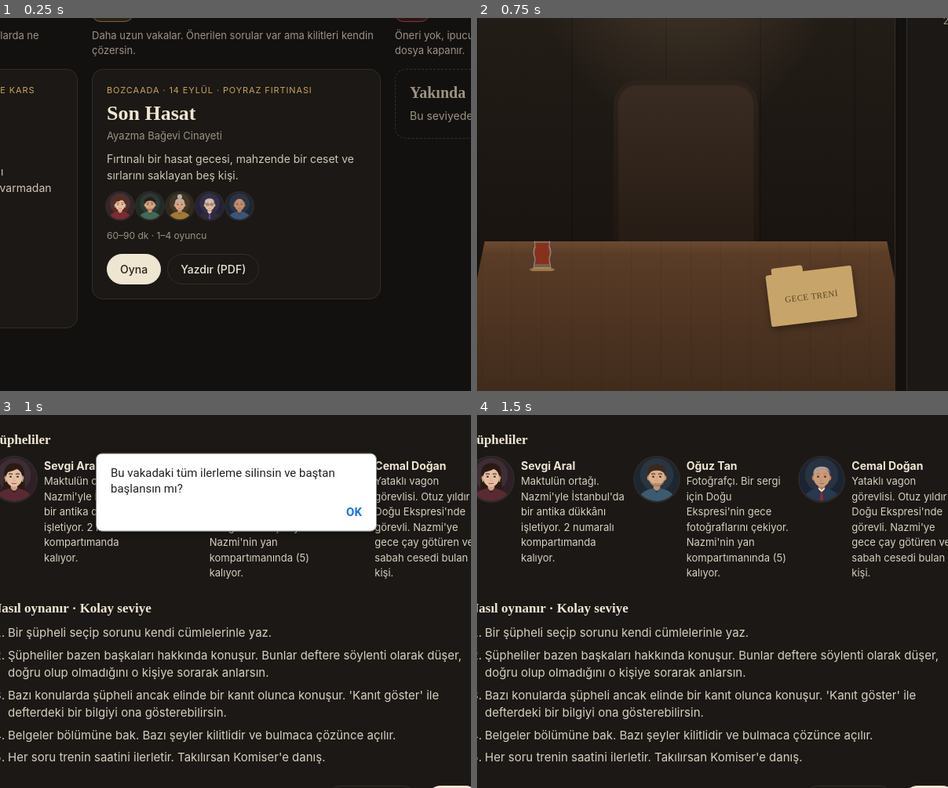
Above: before the commit, frames 1-4 (two rows, left to right).
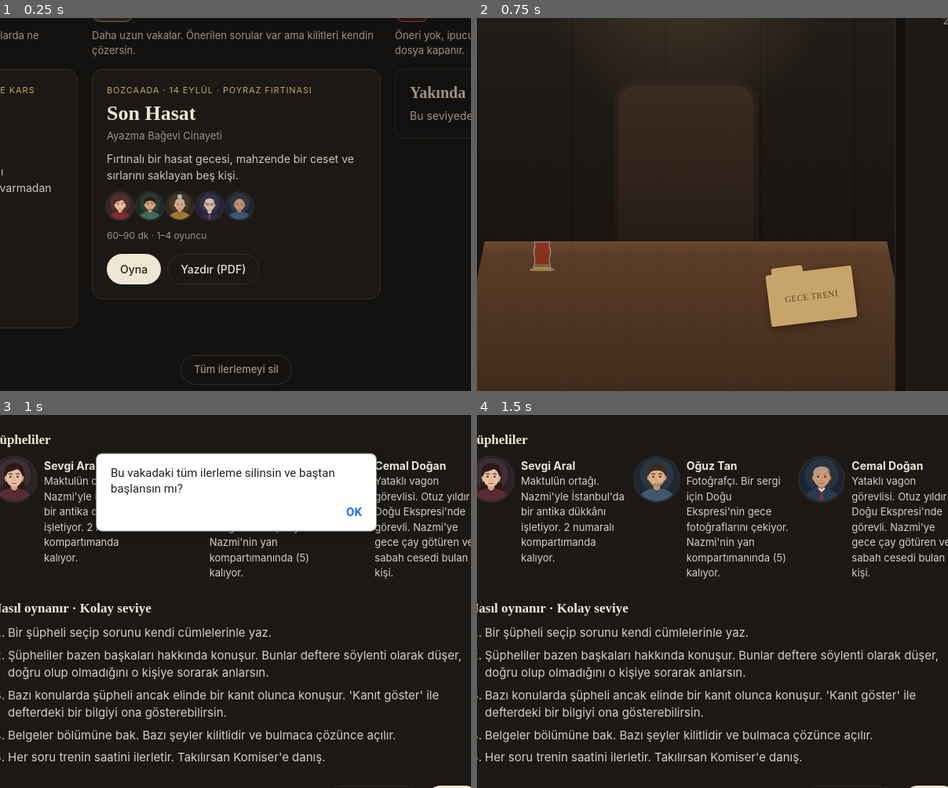
Above: after the commit, the same moments.

Repository: elifnurbektastr-crypto/detective-game
Game: browser game, page index.html
Same seed, same stepped clock (60 frames per second), same inputs: the game is played once before the commit and once after it. When the page shows a pop-up message, it is drawn as a white box for half a second while everything else waits; a line starting with > is the answer the replay typed.
Inputs (mouse positions are % of the whole screen's width and height, from its top left):
- Up to frame 1 (0.25 s): no input
- Up to frame 2 (0.75 s): click "Oyna" at 0.27 s; click "Başla" at 0.52 s
- Up to frame 3 (1 s): click "Baştan başla" at 0.77 s
- Up to frame 4 (1.5 s): click (50, 60) at 1.07 s; tap C at 1.17 s; tap R at 1.37 s
The pictures show only the part of the screen within x 25-75%, y 40-90%; the shares and areas given below are measured in that part.

The runs differ from the first frame. In frame 1, 0.3% of the frame differs, in the area x 38-62%, y 90-99%; in frame 2, nothing differs; in frame 3, nothing differs; in frame 4, nothing differs.

Commit message:
Sıfırlama seçenekleri, güncellemelerin hemen gelmesi
- Vaka kartında ve vaka penceresinde 'Baştan başla', ana ekranda 'Tüm ilerlemeyi sil'
- Uygulama açılışta ana ekrandan başlar
- Dosya adresleri sürüm numaralı, çevrimdışı katman her seferinde yeni sürümü sorar; yeni sürüm gelince sayfa yenilenir

Diff:
--- a/css/style.css
+++ b/css/style.css
@@ -587,3 +587,7 @@
 .speech { overflow: visible; }
 .speech-text { max-height: 40vh; overflow-y: auto; }
 .prop.tea { width: 40px; height: 60px; top: -22px; }
+
+.home-foot { display: flex; justify-content: center; margin-top: 34px; }
+.home-foot .btn { color: var(--muted); font-size: 13px; }
+.case-actions .btn { white-space: nowrap; }
--- a/index.html
+++ b/index.html
@@ -15,7 +15,7 @@
   <link rel="apple-touch-icon" href="icons/apple-touch-icon.png">
   <link rel="preconnect" href="https://fonts.googleapis.com">
   <link href="https://fonts.googleapis.com/css2?family=Playfair+Display:wght@600;700&family=Inter:wght@400;500;600&family=Caveat:wght@500;700&display=swap" rel="stylesheet">
-  <link rel="stylesheet" href="css/style.css">
+  <link rel="stylesheet" href="css/style.css?v=5">
 </head>
 <body>
   <!-- ANA EKRAN -->
@@ -34,6 +34,7 @@
       <div class="daily-card" id="dailyCard"></div>
     </div>
     <div class="home-grid" id="homeGrid"></div>
+    <div class="home-foot" id="homeFoot"></div>
   </div>
 
   <!-- OYUN -->
@@ -102,14 +103,14 @@
   <div class="toasts" id="toasts"></div>
 
   <!-- Vakalar: yeni vaka eklemek için buraya bir satır ekleyin -->
-  <script src="cases/gece-treni.js"></script>
-  <script src="cases/son-hasat.js"></script>
+  <script src="cases/gece-treni.js?v=5"></script>
+  <script src="cases/son-hasat.js?v=5"></script>
 
-  <script src="js/engine.js"></script>
-  <script src="js/portrait.js"></script>
-  <script src="js/docs.js"></script>
-  <script src="js/sound.js"></script>
-  <script src="js/daily.js"></script>
-  <script src="js/ui.js"></script>
+  <script src="js/engine.js?v=5"></script>
+  <script src="js/portrait.js?v=5"></script>
+  <script src="js/docs.js?v=5"></script>
+  <script src="js/sound.js?v=5"></script>
+  <script src="js/daily.js?v=5"></script>
+  <script src="js/ui.js?v=5"></script>
 </body>
 </html>
--- a/js/ui.js
+++ b/js/ui.js
@@ -117,6 +117,12 @@
       }
       grid.appendChild(col);
     });
+    var foot = $("homeFoot"); foot.textContent = "";
+    foot.appendChild(btn("btn ghost", "Tüm ilerlemeyi sil", function () {
+      if (!confirm("Bütün vakalardaki sorular, rütben, rozetlerin ve günün sorgusu geçmişin silinsin mi? Bu geri alınamaz.")) return;
+      try { Object.keys(localStorage).filter(function (k) { return k.indexOf("dedektif:") === 0 && k !== "dedektif:ses" && k !== "dedektif:sesli"; }).forEach(function (k) { localStorage.removeItem(k); }); } catch (e) { /* yok say */ }
+      showHome(); toast("Silindi", "Her şey sıfırlandı.");
+    }));
   }
 
   function renderRankCard() {
@@ -172,6 +178,13 @@
     }));
     var pdf = el("a", "btn ghost", "Yazdır (PDF)"); pdf.href = pdfUrl(c); pdf.target = "_blank"; pdf.rel = "noopener";
     act.appendChild(pdf);
+    if (saved && (saved.questions || saved.started)) {
+      act.appendChild(btn("btn ghost", "Baştan başla", function () {
+        if (!confirm(c.title + " vakasındaki sorular ve notlar silinsin mi? Rütben ve rozetlerin kalır.")) return;
+        try { localStorage.removeItem(saveKey(c)); } catch (e) { /* yok say */ }
+        showHome(); toast("Sıfırlandı", c.title + " baştan başlayacak.");
+      }));
+    }
     card.appendChild(act);
     return card;
   }
@@ -721,6 +734,7 @@
       var act = el("div", "modal-actions");
       var pdf = el("a", "btn ghost", "Yazdır (PDF)"); pdf.href = pdfUrl(CASE); pdf.target = "_blank"; pdf.rel = "noopener";
       act.appendChild(pdf);
+      if (game.s.questions) act.appendChild(btn("btn ghost", "Baştan başla", function () { closeModal(); reset(false); }));
       act.appendChild(btn("btn primary", game.s.started ? "Soruşturmaya dön" : "Başla", closeModal));
       b.appendChild(act);
     }, function () { game.s.started = true; save(); Ses.unlock(); });
@@ -965,7 +979,11 @@
 
   /* ---------- uygulama olarak yükleme ve çevrimdışı ---------- */
   if ("serviceWorker" in navigator && /^https?:$/.test(location.protocol)) {
-    navigator.serviceWorker.register("sw.js").catch(function () { /* yok say */ });
+    var hadController = !!navigator.serviceWorker.controller, reloaded = false;
+    navigator.serviceWorker.register("sw.js", { updateViaCache: "none" }).then(function (r) { r.update(); }).catch(function () { /* yok say */ });
+    navigator.serviceWorker.addEventListener("controllerchange", function () {
+      if (hadController && !reloaded) { reloaded = true; location.reload(); }
+    });
   }
   var installEvent = null;
   window.addEventListener("beforeinstallprompt", function (e) { e.preventDefault(); installEvent = e; $("installBox").hidden = false; });
@@ -975,7 +993,6 @@
 
   CASES.sort(function (a, b) { return LEVEL_ORDER[a.difficulty] - LEVEL_ORDER[b.difficulty]; });
   var want = new URLSearchParams(location.search).get("vaka");
-  try { want = want || localStorage.getItem("dedektif:son"); } catch (e) { /* yok say */ }
   var found = CASES.filter(function (c) { return c.id === want; })[0];
   if (found) openCase(found); else showHome();
 })();
--- a/print.html
+++ b/print.html
@@ -6,8 +6,8 @@
   <title>Yazdırılabilir Vaka Dosyası</title>
   <link rel="preconnect" href="https://fonts.googleapis.com">
   <link href="https://fonts.googleapis.com/css2?family=Playfair+Display:wght@600;700&family=Inter:wght@400;500;600&family=Caveat:wght@500;700&display=swap" rel="stylesheet">
-  <link rel="stylesheet" href="css/style.css">
-  <link rel="stylesheet" href="css/print.css">
+  <link rel="stylesheet" href="css/style.css?v=5">
+  <link rel="stylesheet" href="css/print.css?v=5">
 </head>
 <body class="print-body">
   <div class="print-bar no-print">
@@ -17,10 +17,10 @@
   </div>
   <main id="book"></main>
 
-  <script src="cases/gece-treni.js"></script>
-  <script src="cases/son-hasat.js"></script>
-  <script src="js/portrait.js"></script>
-  <script src="js/docs.js"></script>
-  <script src="js/print.js"></script>
+  <script src="cases/gece-treni.js?v=5"></script>
+  <script src="cases/son-hasat.js?v=5"></script>
+  <script src="js/portrait.js?v=5"></script>
+  <script src="js/docs.js?v=5"></script>
+  <script src="js/print.js?v=5"></script>
 </body>
 </html>
--- a/sw.js
+++ b/sw.js
@@ -1,6 +1,6 @@
 // Çevrimdışı oynayabilmek için uygulama dosyalarını önbellekte tutar.
 // Dosyalar değişince SURUM'u artırın.
-var SURUM = "sorgu-odasi-v4";
+var SURUM = "sorgu-odasi-v5";
 var DOSYALAR = [
   "./", "index.html", "print.html", "manifest.webmanifest",
   "css/style.css", "css/print.css",
@@ -23,7 +23,7 @@
 self.addEventListener("fetch", function (e) {
   if (e.request.method !== "GET") return;
   e.respondWith(
-    fetch(e.request).then(function (res) {
+    fetch(e.request, { cache: "no-cache" }).then(function (res) {
       if (res.ok && new URL(e.request.url).origin === location.origin) {
         var copy = res.clone();
         caches.open(SURUM).then(function (c) { c.put(e.request, copy); });
